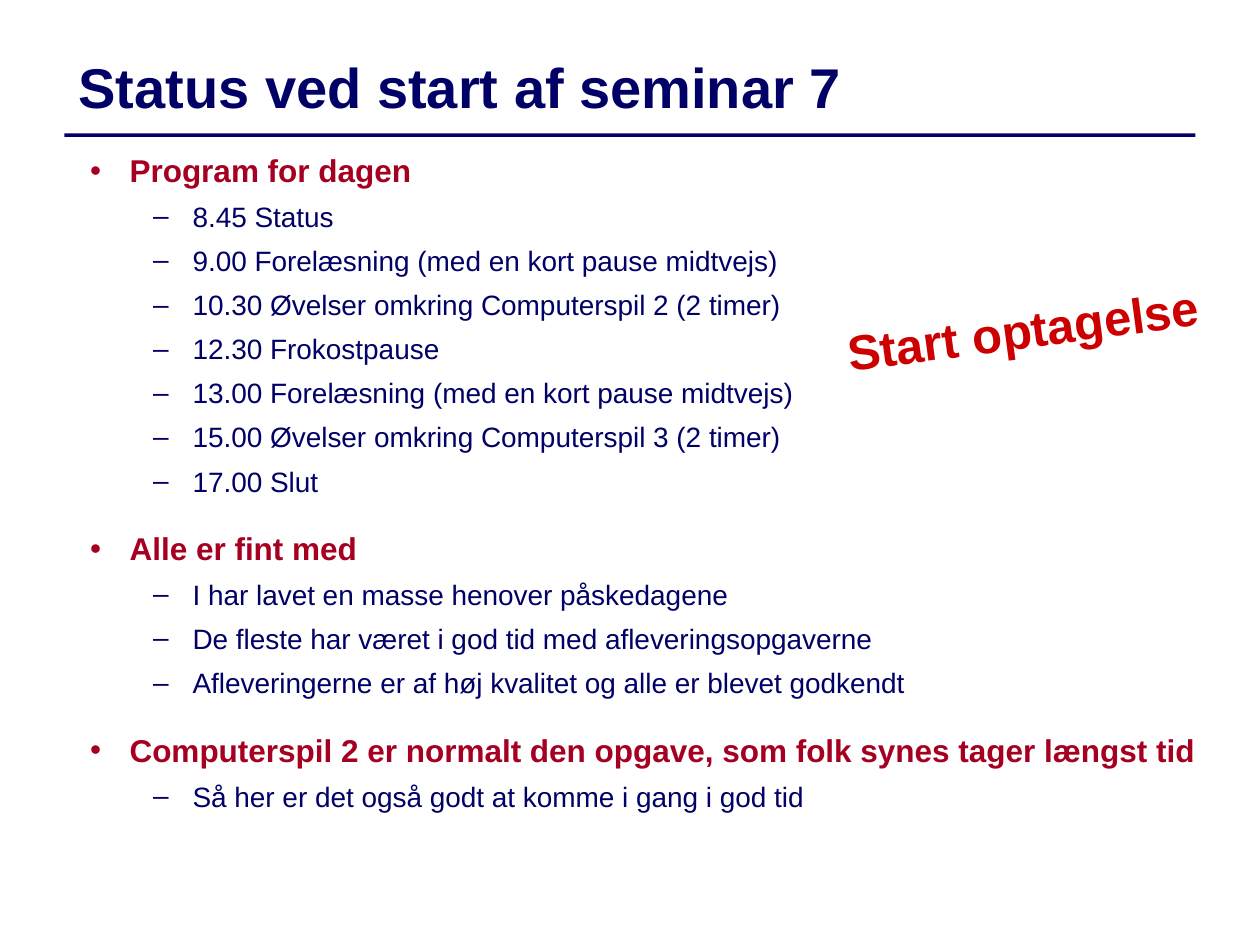
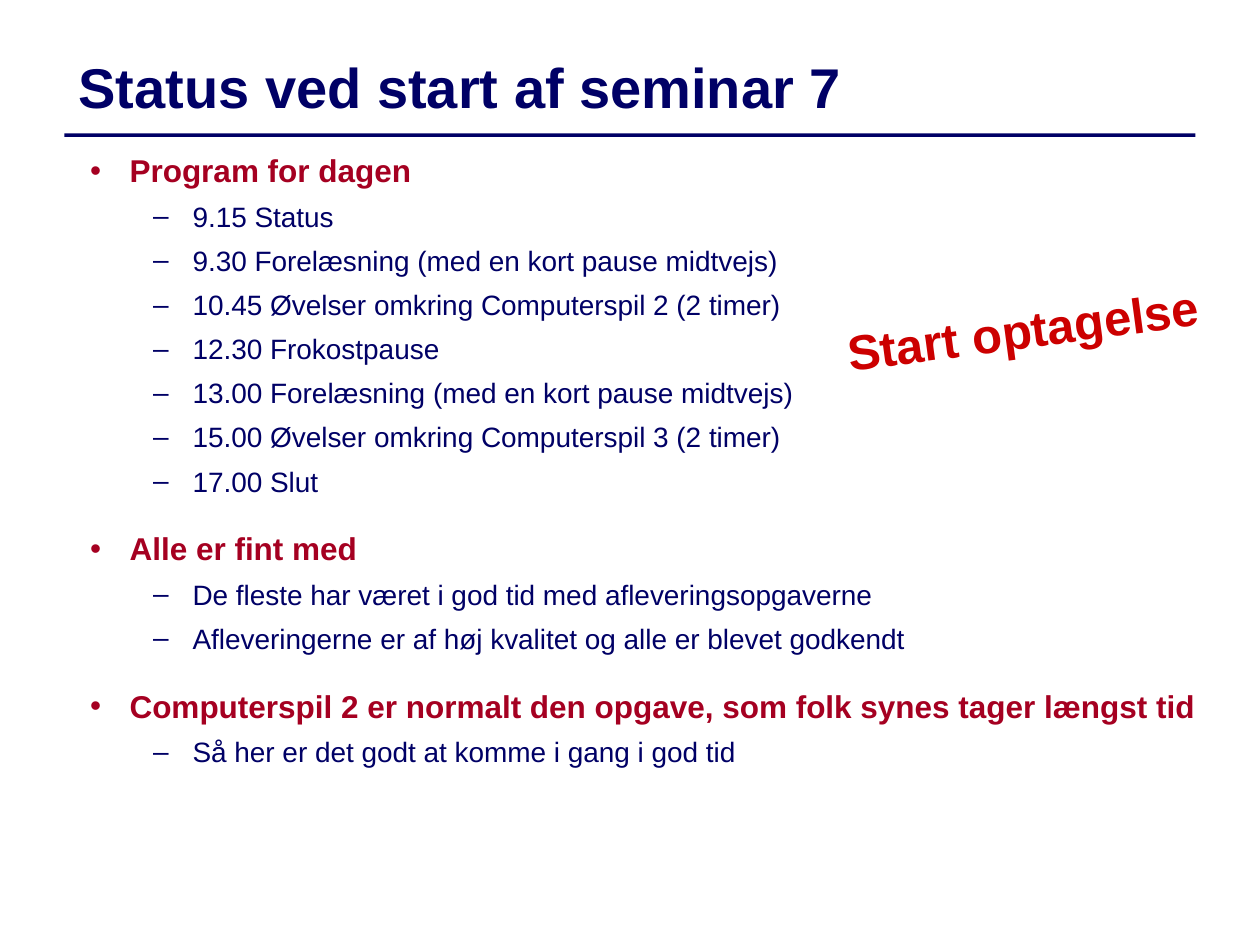
Before and after one commit to IntProgAU/Materiale, a slide deck: slide 1 of web/g22/status/Status7.pptx. Drawn at 1260x945 pixels with LibreOffice and Linux fonts; fonts in the diff are those of the drawing. Boxes give left, top, right and bottom in pixels: in the first picture for what was removed or moved away, otherwise in the second. Text is boxed around its words. In the diff, an @@ line names an element or a change of style, - is before the commit and + after.

```diff
--- a/web/g22/status/Status7.pptx
+++ b/web/g22/status/Status7.pptx
@@ text at (193,207,780,320): text changed @@
-  – 8.45 Status
-  – 9.00 Forelæsning (med en kort pause midtvejs)
-  – 10.30 Øvelser omkring Computerspil 2 (2 timer)
+  – 9.15 Status
+  – 9.30 Forelæsning (med en kort pause midtvejs)
+  – 10.45 Øvelser omkring Computerspil 2 (2 timer)
@@ text at (193,583,728,610): paragraph removed @@
-  – I har lavet en masse henover påskedagene
@@ text at (193,741,735,768): text changed @@
-  – Så her er det også godt at komme i gang i god tid
+  – Så her er det godt at komme i gang i god tid
```
Also in this commit, not shown: 3 other slides changed.
